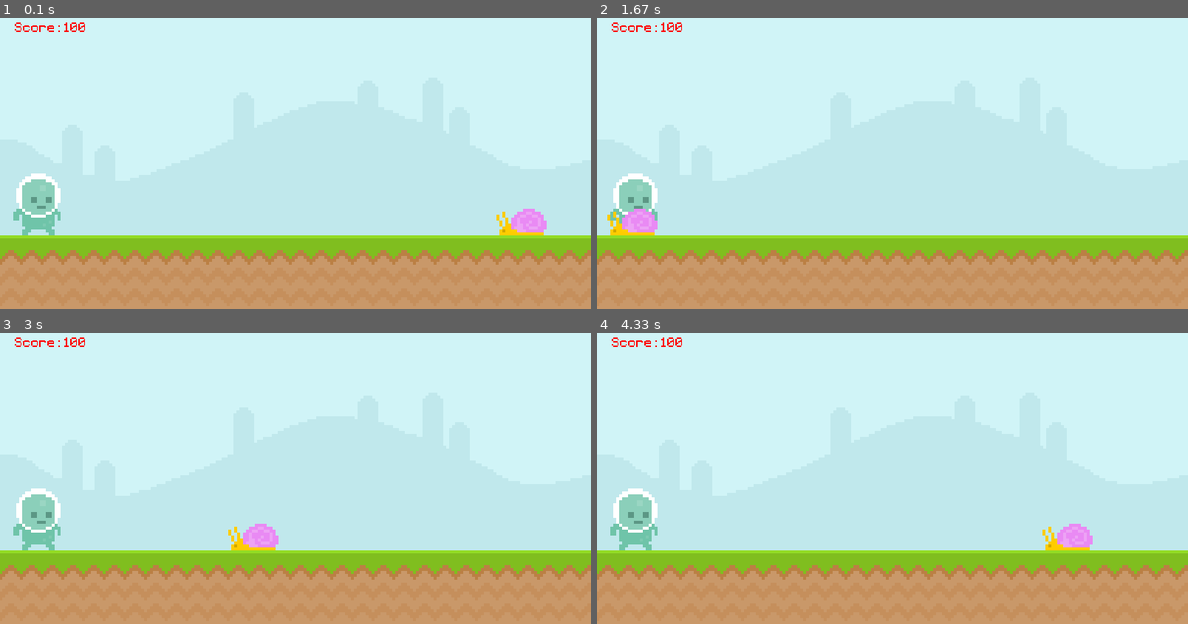
Above: before the commit, frames 1-4 (two rows, left to right).
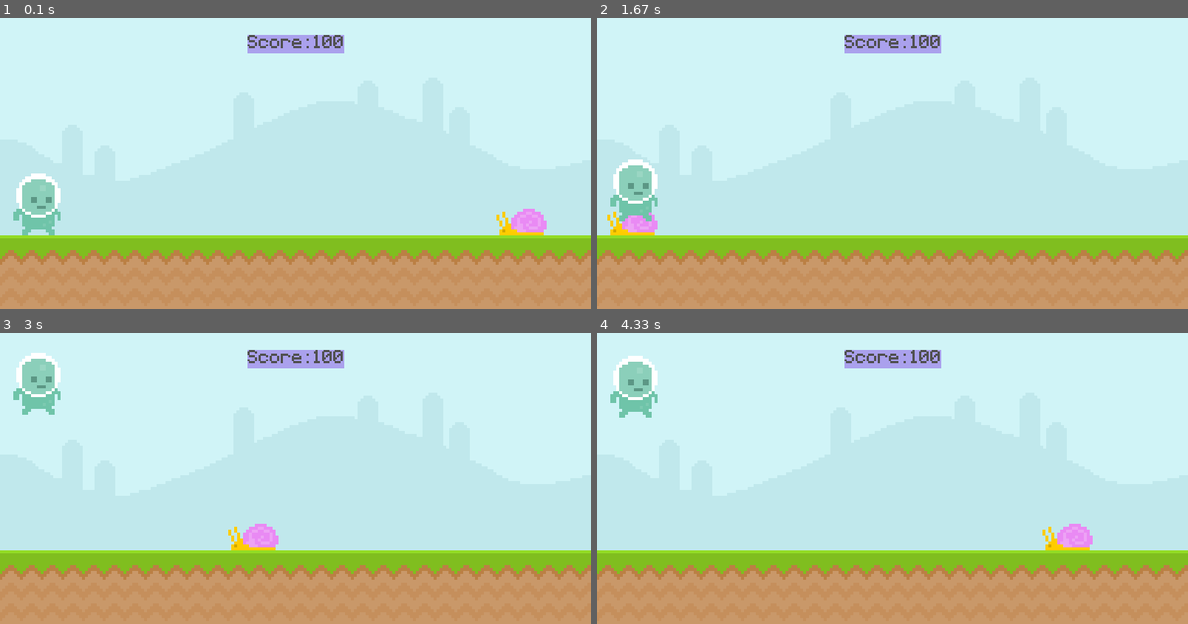
Above: after the commit, the same moments.

Repository: h3nrey/LearnPygame
Game: pygame game, started from init.py
The game is run twice, just before and just after one commit, with the same random seed, the same clock (stepped at 60 frames per second) and the same inputs.
Inputs (mouse positions are in pixels of both pictures, inside the frame that each line leads up to):
- Up to frame 1 (0.1 s): no input
- Up to frame 2 (1.67 s): tap Space at 0.33, 0.73, 1.03, 1.57 s
- Up to frame 3 (3 s): tap Space at 1.87 s; click (265, 554) at 2.62 s
- Up to frame 4 (4.33 s): click (809, 414) at 3.28 s; tap Space at 3.63, 3.93 s

The runs differ from the first frame. In frame 1, 1.2% of the frame differs, in the area x 2-59%, y 1-13%; in frame 2, 2.2%; in frame 3, 3.7%, in the area x 2-59%, y 1-75%; in frame 4, 3.7%.

Commit message:
basic player mechanics

Diff:
--- a/init.py
+++ b/init.py
@@ -13,21 +13,26 @@
 FPS = 60;
 
 # FONTS
-textFont = pygame.font.Font("font/Pixeltype.ttf", 30);
+textFont = pygame.font.Font("font/Pixeltype.ttf", 40);
 
 
 # SURFACES
 skySurface = pygame.image.load("Assets/Graphics/Sky.png").convert();
 groundSurface = pygame.image.load("Assets/Graphics/ground.png").convert()
-scoreText = textFont.render('Score: 100', False, "red");
+scoreText = textFont.render('Score: 100', False, (80,80,80));
+scoreRect = scoreText.get_rect(center = (screen.get_width() / 2, 40))
 
 playerSurf = pygame.image.load("Assets/Graphics/Player/player_walk_1.png").convert_alpha();
 playerRect = playerSurf.get_rect(midbottom = (50, 300));
+gravity = 0;
+jumpForce = -20;
+canJump = True;
 
 snailSurf = pygame.image.load("Assets/Graphics/snail/snail1.png").convert_alpha()
 snailRect = snailSurf.get_rect(midbottom = (750, 300))
 snailPosX = 700
 
+line = pygame.Surface((10,10))
 # Game Loop
 while True:
     for event in pygame.event.get():
@@ -35,23 +40,35 @@
             pygame.quit();
             exit(); # this is just a more acurate way of put a break here
 
+        if(canJump):
+            if event.type == pygame.MOUSEBUTTONDOWN:
+                gravity = jumpForce;
+            if event.type == pygame.KEYDOWN:
+                if(event.key == pygame.K_SPACE):
+                    gravity = jumpForce;
+        canJump = False;
+
     screen.blit(skySurface, (0,0));
     screen.blit(groundSurface, (0,300));
-    screen.blit(scoreText, (20, 10));
+    pygame.draw.rect(screen, "#aaa1ed", scoreRect)
+    pygame.draw.rect(screen, "#aaa1ed", scoreRect, 10)
+    screen.blit(scoreText, scoreRect);
 
-    screen.blit(playerSurf, playerRect);
 
     snailSpeed = 7;
     snailRect.left -= snailSpeed;
     if (snailRect.left <= -100): snailRect.left = 750;
     screen.blit(snailSurf, snailRect);
 
-    # if(playerRect.colliderect(snailRect)):
-    #     print("player touched snail")
+    # Player
+    gravity += 1;
+    playerRect.y += gravity;
 
-    mousePos = pygame.mouse.get_pos();
-    if(playerRect.collidepoint(mousePos)):
-        print("mouse hovering player")
+    if(playerRect.bottom >= 300):
+        canJump = True;
+        playerRect.bottom = 300;
+
+    screen.blit(playerSurf, playerRect);
 
     # Draw all elements
     pygame.display.update();
